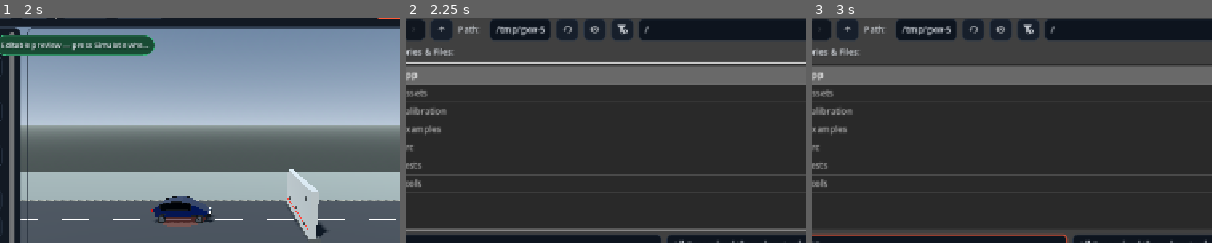
Above: before the commit, frames 1-3 (left to right).
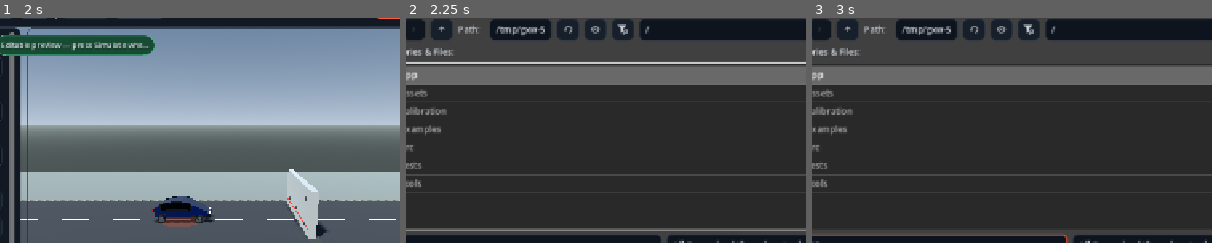
Above: after the commit, the same moments.

Repository: ArrowSK/crashvector
Game: Godot game, scene res://app/main.tscn
Two runs of this game, one before a commit and one after it. Both use one fixed random seed, a clock stepped at 60 frames per second and the inputs below.
Inputs (mouse positions are % of the whole screen's width and height, from its top left):
- Up to frame 1 (2 s): click "New" at 0.5 s; click "New" at 1.25 s
- Up to frame 2 (2.25 s): click "Open" at 2 s
- Up to frame 3 (3 s): click (36, 59) at 2.77 s; type "12" at 2.85 s
The pictures show only the part of the screen within x 20-70%, y 8-58%; the shares and areas given below are measured in that part.

Frame 1 is identical in both runs. In frame 2, 0.1% of the frame differs, in the area x 39-61%, y 3-8%; in frame 3, 0.1%.

Commit message:
M14: let yielded tree rotate materially without kicking car

Diff:
--- a/src/vehicles/static_obstacle_3d.gd
+++ b/src/vehicles/static_obstacle_3d.gd
@@ -85,8 +85,12 @@
 		var torque_cap := 250.0
 		var torque_fraction := 0.10
 		if obstacle_type == ScenarioConfig.TARGET_TREE:
-			torque_cap = 900.0
-			torque_fraction = 0.25
+			# The tree has a much larger transverse inertia than the generic pole.
+			# Give a failed root/base enough rotational impulse to produce visible
+			# toppling, while keeping the translational impulse deliberately small
+			# so target failure cannot become an artificial car launch mechanism.
+			torque_cap = 4000.0
+			torque_fraction = 1.50
 		var torque_impulse := minf(impulse_ns * torque_fraction, torque_cap)
 		yield_body.apply_torque_impulse(bend_axis * torque_impulse)
 
@@ -136,7 +140,7 @@
 	yield_body.can_sleep = false
 	yield_body.continuous_cd = true
 	yield_body.linear_damp = 0.04
-	yield_body.angular_damp = 0.18
+	yield_body.angular_damp = 0.08 if obstacle_type == ScenarioConfig.TARGET_TREE else 0.18
 	yield_body.contact_monitor = true
 	yield_body.max_contacts_reported = 16
 	var material := PhysicsMaterial.new()
